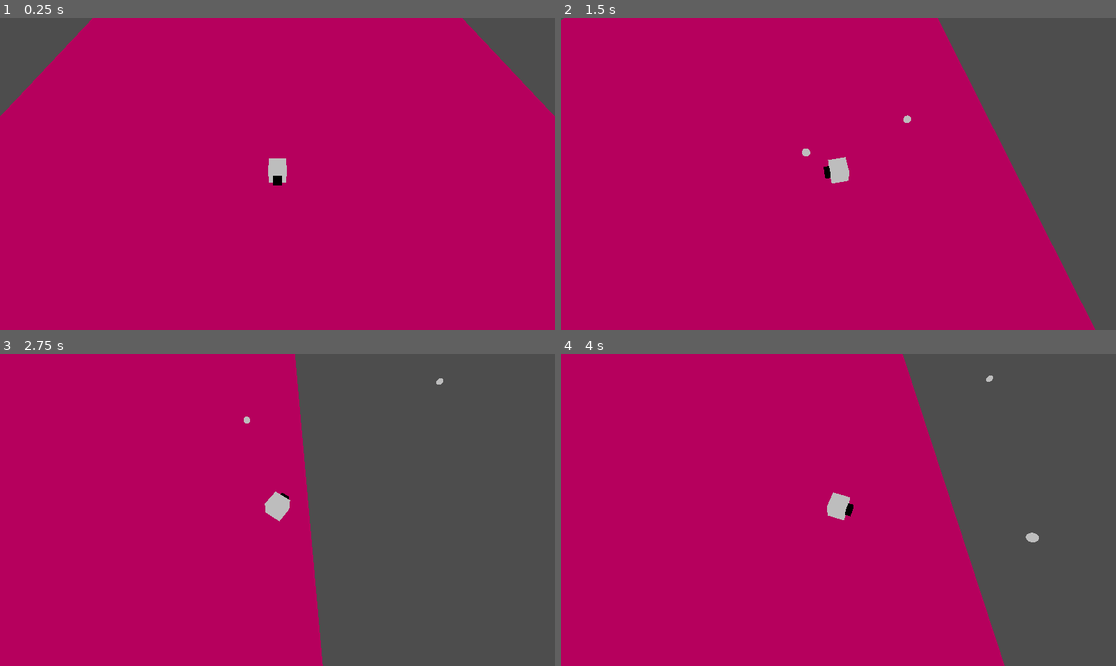
Above: before the commit, frames 1-4 (two rows, left to right).
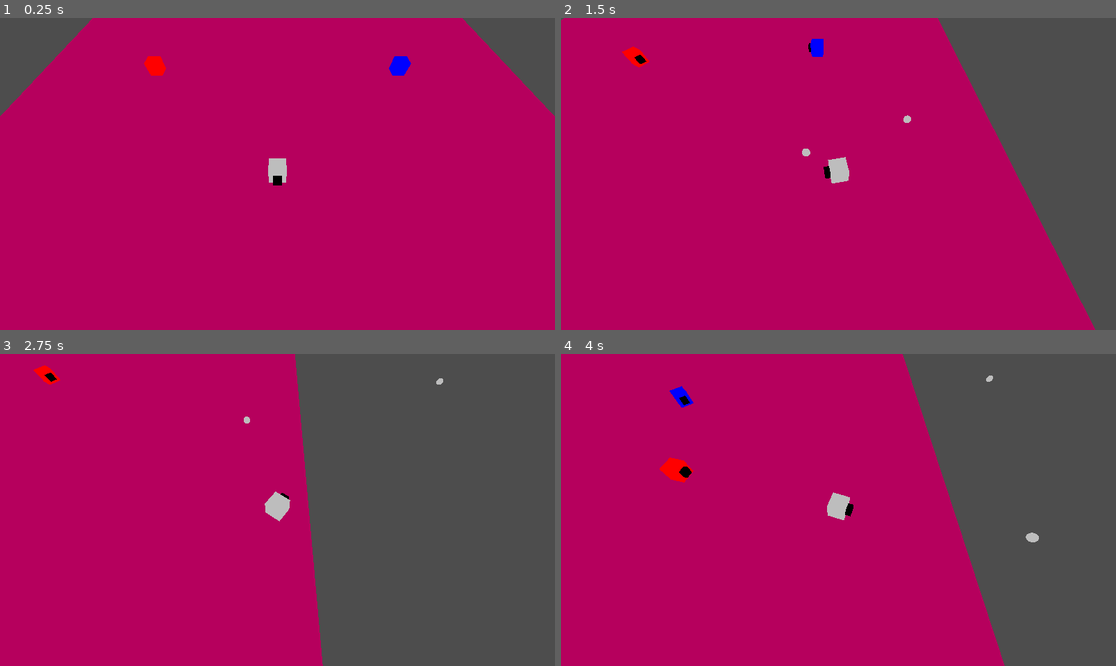
Above: after the commit, the same moments.

Repository: marcotmotta/Slime-Strikes-Back
Game: Godot game, scene res://World/Rooms/RoomDefault.tscn
Same seed, same stepped clock (60 frames per second), same inputs: the game is played once before the commit and once after it.
Inputs (mouse positions are in pixels of both pictures, inside the frame that each line leads up to):
- Up to frame 1 (0.25 s): no input
- Up to frame 2 (1.5 s): move the mouse to (960, 158) at 0.52 s; hold D (move_right) 0.53-1.28 s; click (960, 158) at 0.6 s; move the mouse to (727, 189) at 1.27 s; hold S (move_backward) from 1.28 s (still down); click (727, 189) at 1.35 s
- Up to frame 3 (2.75 s): move the mouse to (333, 441) at 2.02 s; release S (move_backward) at 2.03 s; hold D (move_right) from 2.03 s (still down); click (333, 441) at 2.1 s
- Up to frame 4 (4 s): move the mouse to (810, 572) at 2.77 s; release D (move_right) at 2.78 s; hold W (move_forward) 2.78-3.53 s; click (810, 572) at 2.85 s; move the mouse to (1005, 556) at 3.52 s; hold A (move_left) from 3.53 s (still down); click (1005, 556) at 3.6 s

The runs differ from the first frame. In frame 1, 0.4% of the frame differs, in the area x 25-75%, y 12-19%; in frame 2, 0.3%; in frame 3, 0.2%; in frame 4, 0.5%, in the area x 17-24%, y 10-42%.

Commit message:
creating enemies scripts

Diff:
--- /dev/null
+++ b/Enemies/Archer/Archer.gd
@@ -0,0 +1,20 @@
+extends "res://Enemies/Enemy.gd"
+
+func _ready():
+	max_health = 100
+	health = 100
+	move_speed = 10
+	damage = 10
+	range = 15
+
+	is_follower = true
+
+func attack():
+	if target:
+		look_at(target.position)
+
+	$AnimationPlayer.play("attack")
+
+func _on_animation_player_animation_finished(anim_name):
+	if anim_name == "attack":
+		set_state(IDLE)
--- /dev/null
+++ b/Enemies/Archer/Archer.tscn
@@ -0,0 +1,78 @@
+[gd_scene load_steps=10 format=3 uid="uid://cmers5r2ax3jc"]
+
+[ext_resource type="Script" path="res://Enemies/Archer/Archer.gd" id="1_bvdvq"]
+
+[sub_resource type="BoxShape3D" id="BoxShape3D_ddxmr"]
+
+[sub_resource type="StandardMaterial3D" id="StandardMaterial3D_p81us"]
+albedo_color = Color(0, 1, 0, 1)
+
+[sub_resource type="BoxMesh" id="BoxMesh_87c55"]
+material = SubResource("StandardMaterial3D_p81us")
+
+[sub_resource type="StandardMaterial3D" id="StandardMaterial3D_sca7v"]
+albedo_color = Color(0, 0, 0, 1)
+
+[sub_resource type="BoxMesh" id="BoxMesh_csnah"]
+material = SubResource("StandardMaterial3D_sca7v")
+
+[sub_resource type="Animation" id="Animation_ivby5"]
+resource_name = "attack"
+tracks/0/type = "value"
+tracks/0/imported = false
+tracks/0/enabled = true
+tracks/0/path = NodePath("Model:rotation")
+tracks/0/interp = 1
+tracks/0/loop_wrap = true
+tracks/0/keys = {
+"times": PackedFloat32Array(0, 1),
+"transitions": PackedFloat32Array(1, 1),
+"update": 0,
+"values": [Vector3(0, 0, 0), Vector3(0, 6.28319, 0)]
+}
+
+[sub_resource type="Animation" id="Animation_a6h57"]
+length = 0.001
+tracks/0/type = "value"
+tracks/0/imported = false
+tracks/0/enabled = true
+tracks/0/path = NodePath("Model:rotation")
+tracks/0/interp = 1
+tracks/0/loop_wrap = true
+tracks/0/keys = {
+"times": PackedFloat32Array(0),
+"transitions": PackedFloat32Array(1),
+"update": 0,
+"values": [Vector3(0, 0, 0)]
+}
+
+[sub_resource type="AnimationLibrary" id="AnimationLibrary_rjwnf"]
+_data = {
+"RESET": SubResource("Animation_a6h57"),
+"attack": SubResource("Animation_ivby5")
+}
+
+[node name="CharacterBody3D" type="CharacterBody3D"]
+script = ExtResource("1_bvdvq")
+
+[node name="CollisionShape3D" type="CollisionShape3D" parent="."]
+transform = Transform3D(2, 0, 0, 0, 2, 0, 0, 0, 2, 0, 0, 0)
+shape = SubResource("BoxShape3D_ddxmr")
+
+[node name="Model" type="Node3D" parent="."]
+transform = Transform3D(2, 0, 0, 0, 2, 0, 0, 0, 2, 0, 0, 0)
+
+[node name="MeshInstance3D" type="MeshInstance3D" parent="Model"]
+mesh = SubResource("BoxMesh_87c55")
+skeleton = NodePath("../..")
+
+[node name="MeshInstance3D" type="MeshInstance3D" parent="Model/MeshInstance3D"]
+transform = Transform3D(0.5, 0, 0, 0, 0.5, 0, 0, 0, 0.5, 0, 0, -0.5)
+mesh = SubResource("BoxMesh_csnah")
+
+[node name="AnimationPlayer" type="AnimationPlayer" parent="."]
+libraries = {
+"": SubResource("AnimationLibrary_rjwnf")
+}
+
+[connection signal="animation_finished" from="AnimationPlayer" to="." method="_on_animation_player_animation_finished"]
--- /dev/null
+++ b/Enemies/Cleric/Cleric.gd
@@ -0,0 +1,21 @@
+extends "res://Enemies/Enemy.gd"
+
+func _ready():
+	max_health = 100
+	health = 100
+	move_speed = 10
+	damage = 10
+	range = 10
+
+	is_follower = false
+
+func attack():
+	if Globals.spawned_enemies.size() > 0:
+		var enemy_target = Globals.spawned_enemies[randi() % Globals.spawned_enemies.size()]
+
+		look_at(enemy_target.position)
+		enemy_target.heal(damage) # WARNING: Using "damage" as the amount of healing.
+	else:
+		heal(damage) # WARNING: Using "damage" as the amount of healing.
+
+	$AnimationPlayer.play("heal")
--- /dev/null
+++ b/Enemies/Cleric/Cleric.tscn
@@ -0,0 +1,35 @@
+[gd_scene load_steps=7 format=3 uid="uid://d34p76lv50sr4"]
+
+[ext_resource type="Script" path="res://Enemies/Cleric/Cleric.gd" id="1_mvj7s"]
+
+[sub_resource type="BoxShape3D" id="BoxShape3D_ddxmr"]
+
+[sub_resource type="StandardMaterial3D" id="StandardMaterial3D_euaea"]
+albedo_color = Color(1, 1, 0, 1)
+
+[sub_resource type="BoxMesh" id="BoxMesh_krlgn"]
+material = SubResource("StandardMaterial3D_euaea")
+
+[sub_resource type="StandardMaterial3D" id="StandardMaterial3D_sca7v"]
+albedo_color = Color(0, 0, 0, 1)
+
+[sub_resource type="BoxMesh" id="BoxMesh_csnah"]
+material = SubResource("StandardMaterial3D_sca7v")
+
+[node name="CharacterBody3D" type="CharacterBody3D"]
+script = ExtResource("1_mvj7s")
+
+[node name="CollisionShape3D" type="CollisionShape3D" parent="."]
+transform = Transform3D(2, 0, 0, 0, 2, 0, 0, 0, 2, 0, 0, 0)
+shape = SubResource("BoxShape3D_ddxmr")
+
+[node name="Model" type="Node3D" parent="."]
+transform = Transform3D(2, 0, 0, 0, 2, 0, 0, 0, 2, 0, 0, 0)
+
+[node name="MeshInstance3D" type="MeshInstance3D" parent="Model"]
+mesh = SubResource("BoxMesh_krlgn")
+skeleton = NodePath("../..")
+
+[node name="MeshInstance3D" type="MeshInstance3D" parent="Model/MeshInstance3D"]
+transform = Transform3D(0.5, 0, 0, 0, 0.5, 0, 0, 0, 0.5, 0, 0, -0.5)
+mesh = SubResource("BoxMesh_csnah")
--- /dev/null
+++ b/Enemies/Enemy.gd
@@ -0,0 +1,117 @@
+extends CharacterBody3D
+
+@export var target: Node3D
+
+var gravity = ProjectSettings.get_setting("physics/3d/default_gravity")
+
+enum {
+	IDLE,
+	RUNNING,
+	ATTACKING
+}
+
+var MAX_IDLE_TIME = 1
+var MAX_WALKING_TIME = 2
+
+var state = IDLE
+
+var max_health
+var health
+var move_speed
+var move_direction
+var damage
+var range
+var is_follower
+
+var remaining_idle_time = MAX_IDLE_TIME
+var remaining_walking_time = MAX_WALKING_TIME
+
+func _process(delta):
+	pass
+
+func _physics_process(delta):
+	if not is_on_floor():
+		velocity.y -= gravity * delta * 10
+
+		move_and_slide()
+
+	match state:
+		IDLE:
+			remaining_idle_time -= delta
+
+			if remaining_idle_time <= 0:
+				set_state(RUNNING)
+
+		RUNNING:
+			if is_follower:
+				if is_target_in_range():
+					set_state(ATTACKING)
+				else:
+					move_to_direction()
+			else:
+				remaining_walking_time -= delta
+
+				if remaining_walking_time <= 0:
+					set_state(ATTACKING)
+				else:
+					move_to_direction()
+
+		ATTACKING:
+			pass  # Awaiting the action ends.
+
+func set_state(new_state):
+	state = new_state
+
+	match state:
+		IDLE:
+			remaining_idle_time = MAX_IDLE_TIME
+
+			print("SETTING 'IDLE' STATE")
+
+		RUNNING:
+			remaining_walking_time = MAX_WALKING_TIME
+
+			gen_move_direction()
+
+			print("SETTING 'RUNNING' STATE")
+
+		ATTACKING:
+			attack()
+
+			print("SETTING 'ATTACKING' STATE")
+
+func gen_move_direction():
+	if target:
+		if is_follower:
+			move_direction = (target.position - position).normalized()
+		else:
+			move_direction = Vector3(randf_range(-1, 1), 0, randf_range(-1, 1)).normalized()
+
+func move_to_direction():
+	if target:
+		if is_follower: # The target direction may have changed.
+			gen_move_direction()
+
+		if move_direction:
+			velocity.x = move_direction.x * move_speed
+			velocity.z = move_direction.z * move_speed
+		else:
+			velocity.x = move_toward(velocity.x, 0, move_speed)
+			velocity.z = move_toward(velocity.z, 0, move_speed)
+
+		look_at(position + move_direction) # Look forward.
+
+		move_and_slide()
+
+func is_target_in_range():
+	if target:
+		if (target.position - position).length() <= range:
+			return true
+
+	return false
+
+func attack():
+	look_at(target.position)
+
+func heal(amount):
+	health = min(health + amount, max_health)
--- /dev/null
+++ b/Enemies/Mage/MageEnemy.gd
@@ -0,0 +1,20 @@
+extends "res://Enemies/Enemy.gd"
+
+func _ready():
+	max_health = 100
+	health = 100
+	move_speed = 10
+	damage = 10
+	range = 15
+
+	is_follower = false
+
+func attack():
+	if target:
+		look_at(target.position)
+
+	$AnimationPlayer.play("attack")
+
+func _on_animation_player_animation_finished(anim_name):
+	if anim_name == "attack":
+		set_state(IDLE)
--- /dev/null
+++ b/Enemies/Mage/MageEnemy.tscn
@@ -0,0 +1,78 @@
+[gd_scene load_steps=10 format=3 uid="uid://cyogv4jxoyyj3"]
+
+[ext_resource type="Script" path="res://Enemies/Mage/MageEnemy.gd" id="1_r2wi4"]
+
+[sub_resource type="BoxShape3D" id="BoxShape3D_ddxmr"]
+
+[sub_resource type="StandardMaterial3D" id="StandardMaterial3D_6xqqt"]
+albedo_color = Color(0, 0, 1, 1)
+
+[sub_resource type="BoxMesh" id="BoxMesh_hy0jo"]
+material = SubResource("StandardMaterial3D_6xqqt")
+
+[sub_resource type="StandardMaterial3D" id="StandardMaterial3D_sca7v"]
+albedo_color = Color(0, 0, 0, 1)
+
+[sub_resource type="BoxMesh" id="BoxMesh_csnah"]
+material = SubResource("StandardMaterial3D_sca7v")
+
+[sub_resource type="Animation" id="Animation_8xso5"]
+resource_name = "attack"
+tracks/0/type = "value"
+tracks/0/imported = false
+tracks/0/enabled = true
+tracks/0/path = NodePath("Model:rotation")
+tracks/0/interp = 1
+tracks/0/loop_wrap = true
+tracks/0/keys = {
+"times": PackedFloat32Array(0, 1),
+"transitions": PackedFloat32Array(1, 1),
+"update": 0,
+"values": [Vector3(0, 0, 0), Vector3(0, 6.28319, 0)]
+}
+
+[sub_resource type="Animation" id="Animation_3a2lh"]
+length = 0.001
+tracks/0/type = "value"
+tracks/0/imported = false
+tracks/0/enabled = true
+tracks/0/path = NodePath("Model:rotation")
+tracks/0/interp = 1
+tracks/0/loop_wrap = true
+tracks/0/keys = {
+"times": PackedFloat32Array(0),
+"transitions": PackedFloat32Array(1),
+"update": 0,
+"values": [Vector3(0, 0, 0)]
+}
+
+[sub_resource type="AnimationLibrary" id="AnimationLibrary_dx4sk"]
+_data = {
+"RESET": SubResource("Animation_3a2lh"),
+"attack": SubResource("Animation_8xso5")
+}
+
+[node name="CharacterBody3D" type="CharacterBody3D"]
+script = ExtResource("1_r2wi4")
+
+[node name="CollisionShape3D" type="CollisionShape3D" parent="."]
+transform = Transform3D(2, 0, 0, 0, 2, 0, 0, 0, 2, 0, 0, 0)
+shape = SubResource("BoxShape3D_ddxmr")
+
+[node name="Model" type="Node3D" parent="."]
+transform = Transform3D(2, 0, 0, 0, 2, 0, 0, 0, 2, 0, 0, 0)
+
+[node name="MeshInstance3D" type="MeshInstance3D" parent="Model"]
+mesh = SubResource("BoxMesh_hy0jo")
+skeleton = NodePath("../..")
+
+[node name="MeshInstance3D" type="MeshInstance3D" parent="Model/MeshInstance3D"]
+transform = Transform3D(0.5, 0, 0, 0, 0.5, 0, 0, 0, 0.5, 0, 0, -0.5)
+mesh = SubResource("BoxMesh_csnah")
+
+[node name="AnimationPlayer" type="AnimationPlayer" parent="."]
+libraries = {
+"": SubResource("AnimationLibrary_dx4sk")
+}
+
+[connection signal="animation_finished" from="AnimationPlayer" to="." method="_on_animation_player_animation_finished"]
--- /dev/null
+++ b/Enemies/Warrior/WarriorEnemy.gd
@@ -0,0 +1,20 @@
+extends "res://Enemies/Enemy.gd"
+
+func _ready():
+	max_health = 100
+	health = 100
+	move_speed = 10
+	damage = 10
+	range = 5
+
+	is_follower = true
+
+func attack():
+	if target:
+		look_at(target.position)
+
+	$AnimationPlayer.play("attack")
+
+func _on_animation_player_animation_finished(anim_name):
+	if anim_name == "attack":
+		set_state(IDLE)
--- /dev/null
+++ b/Enemies/Warrior/WarriorEnemy.tscn
@@ -0,0 +1,78 @@
+[gd_scene load_steps=10 format=3 uid="uid://c3no172hlqi3m"]
+
+[ext_resource type="Script" path="res://Enemies/Warrior/WarriorEnemy.gd" id="1_cnvtj"]
+
+[sub_resource type="BoxShape3D" id="BoxShape3D_das4o"]
+
+[sub_resource type="StandardMaterial3D" id="StandardMaterial3D_pvnbs"]
+albedo_color = Color(1, 0, 0, 1)
+
+[sub_resource type="BoxMesh" id="BoxMesh_h7yd7"]
+material = SubResource("StandardMaterial3D_pvnbs")
+
+[sub_resource type="StandardMaterial3D" id="StandardMaterial3D_fi0ge"]
+albedo_color = Color(0, 0, 0, 1)
+
+[sub_resource type="BoxMesh" id="BoxMesh_we4ro"]
+material = SubResource("StandardMaterial3D_fi0ge")
+
+[sub_resource type="Animation" id="Animation_07j23"]
+resource_name = "attack"
+tracks/0/type = "value"
+tracks/0/imported = false
+tracks/0/enabled = true
+tracks/0/path = NodePath("Model:rotation")
+tracks/0/interp = 1
+tracks/0/loop_wrap = true
+tracks/0/keys = {
+"times": PackedFloat32Array(0, 1),
+"transitions": PackedFloat32Array(1, 1),
+"update": 0,
+"values": [Vector3(0, 0, 0), Vector3(0, 6.28319, 0)]
+}
+
+[sub_resource type="Animation" id="Animation_6h434"]
+length = 0.001
+tracks/0/type = "value"
+tracks/0/imported = false
+tracks/0/enabled = true
+tracks/0/path = NodePath("Model:rotation")
+tracks/0/interp = 1
+tracks/0/loop_wrap = true
+tracks/0/keys = {
+"times": PackedFloat32Array(0),
+"transitions": PackedFloat32Array(1),
+"update": 0,
+"values": [Vector3(0, 0, 0)]
+}
+
+[sub_resource type="AnimationLibrary" id="AnimationLibrary_nqjne"]
+_data = {
+"RESET": SubResource("Animation_6h434"),
+"attack": SubResource("Animation_07j23")
+}
+
+[node name="WarriorEnemy" type="CharacterBody3D"]
+script = ExtResource("1_cnvtj")
+
+[node name="CollisionShape3D" type="CollisionShape3D" parent="."]
+transform = Transform3D(2, 0, 0, 0, 2, 0, 0, 0, 2, 0, 0, 0)
+shape = SubResource("BoxShape3D_das4o")
+
+[node name="Model" type="Node3D" parent="."]
+transform = Transform3D(2, 0, 0, 0, 2, 0, 0, 0, 2, 0, 0, 0)
+
+[node name="MeshInstance3D" type="MeshInstance3D" parent="Model"]
+mesh = SubResource("BoxMesh_h7yd7")
+skeleton = NodePath("../..")
+
+[node name="MeshInstance3D" type="MeshInstance3D" parent="Model/MeshInstance3D"]
+transform = Transform3D(0.5, 0, 0, 0, 0.5, 0, 0, 0, 0.5, 0, 0, -0.5)
+mesh = SubResource("BoxMesh_we4ro")
+
+[node name="AnimationPlayer" type="AnimationPlayer" parent="."]
+libraries = {
+"": SubResource("AnimationLibrary_nqjne")
+}
+
+[connection signal="animation_finished" from="AnimationPlayer" to="." method="_on_animation_player_animation_finished"]
--- a/World/Rooms/RoomDefault.gd
+++ b/World/Rooms/RoomDefault.gd
@@ -1,6 +1,8 @@
 extends Node3D
 
 @onready var player_scene = preload("res://Player/Player.tscn")
+@onready var warrior_enemy_scene = preload("res://Enemies/Warrior/WarriorEnemy.tscn")
+@onready var mage_enemy_scene = preload("res://Enemies/Mage/MageEnemy.tscn")
 
 func _ready():
 	randomize()
@@ -16,6 +18,18 @@
 	player_instance.position = $Map.position + Vector3(0, 5, 0)
 	add_child(player_instance)
 
+	# spawn enemeies here
+	var enemy_instance_1 = warrior_enemy_scene.instantiate()
+	var enemy_instance_2 = mage_enemy_scene.instantiate()
+	enemy_instance_1.position = $Map.position + Vector3(-20, 5, -20)
+	enemy_instance_2.position = $Map.position + Vector3( 20, 5, -20)
+	enemy_instance_1.target = player_instance
+	enemy_instance_2.target = player_instance
+	add_child(enemy_instance_1)
+	add_child(enemy_instance_2)
+	Globals.spawned_enemies.append(enemy_instance_1)
+	Globals.spawned_enemies.append(enemy_instance_2)
+
 # gambiarra a seguir (cuidado):
 
 func _input(event):
--- a/globals.gd
+++ b/globals.gd
@@ -16,6 +16,8 @@
 var current_level = 0
 
 var maps = ['CombatMap1', 'CombatMap2']
+
+var spawned_enemies: Array = []
 
 enum {
 	ATK,
